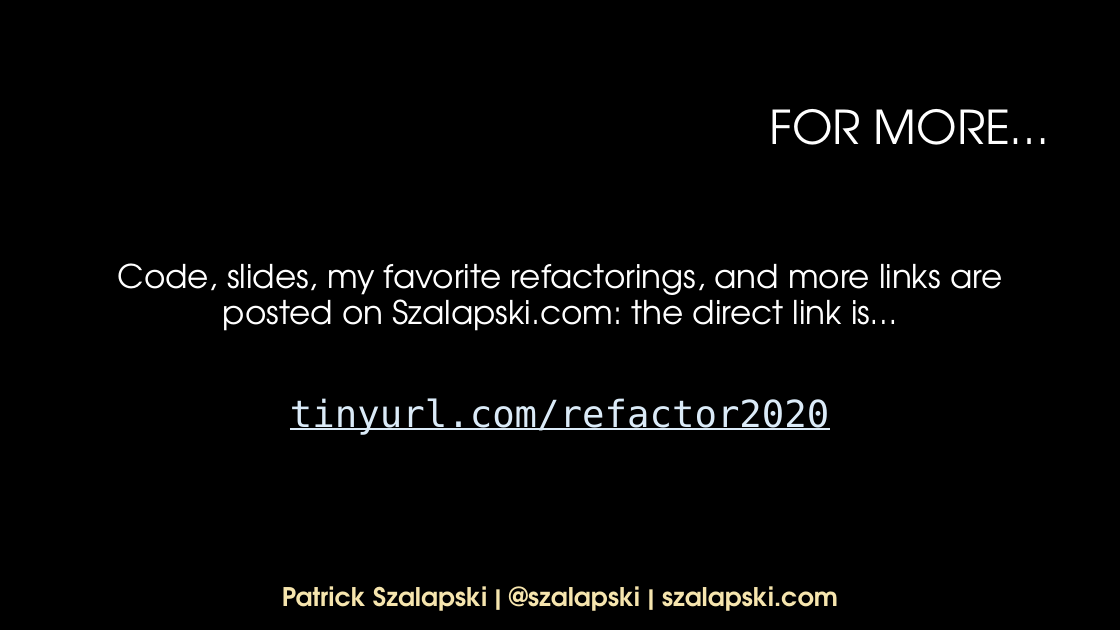
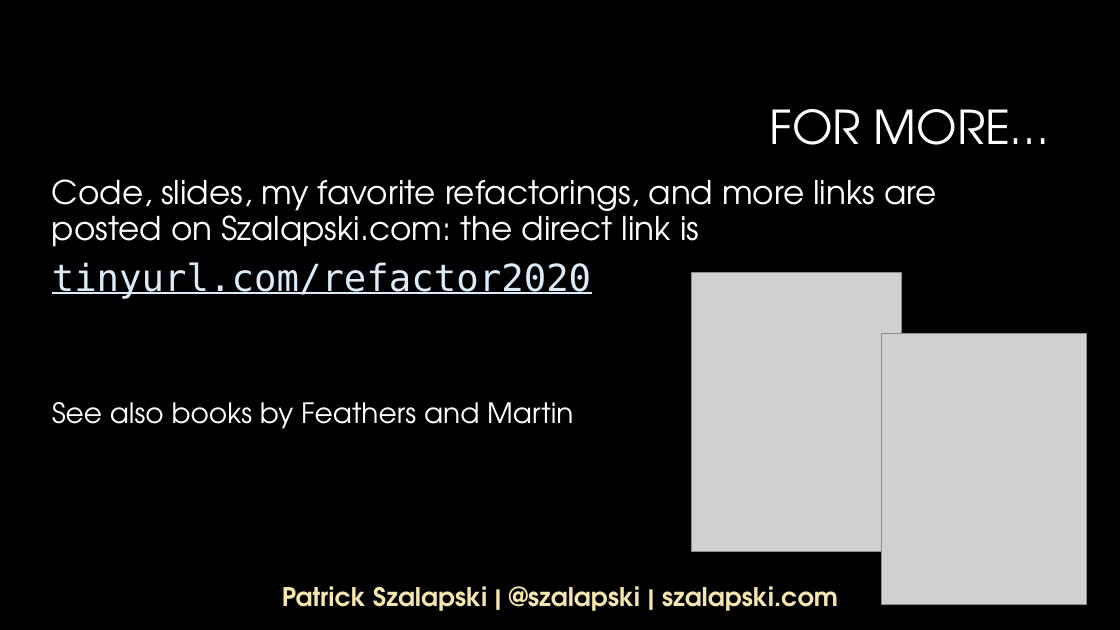
Before and after one commit to szalapski/AsyncAwaitPain, a slide deck: slide 23 of psz/PracticalRefactoring.pptx. Drawn at 1120x630 pixels with LibreOffice and Linux fonts; fonts in the diff are those of the drawing; grey boxes stand for pictures; background and template pictures are left out. Boxes give left, top, right and bottom in pixels: in the first picture for what was removed or moved away, otherwise in the second. Text is boxed around its words. In the diff, an @@ line names an element or a change of style, - is before the commit and + after.

```diff
--- a/psz/PracticalRefactoring.pptx
+++ b/psz/PracticalRefactoring.pptx
@@ text "Code, slides, my favorite refactorings, ...": place and size @@
-text "Code, slides, my favorite refactorings, ..." at box(118, 263, 1002, 435)
+text "Code, slides, my favorite refactorings, ..." at box(52, 179, 936, 429)
@@ text at box(52, 179, 936, 247): text changed @@
-Code, slides, my favorite refactorings, and more links are posted on Szalapski.com: the direct link is…
+Code, slides, my favorite refactorings, and more links are posted on Szalapski.com: the direct link is
@@ text at box(52, 262, 591, 298): alignment centre to left @@
@@ picture added at box(691, 273, 902, 552) @@
@@ picture added at box(881, 334, 1086, 604) @@
@@ text at box(52, 402, 573, 429): paragraph added @@
+See also books by Feathers and Martin
```
Also in this commit, not shown: 1 other file.
